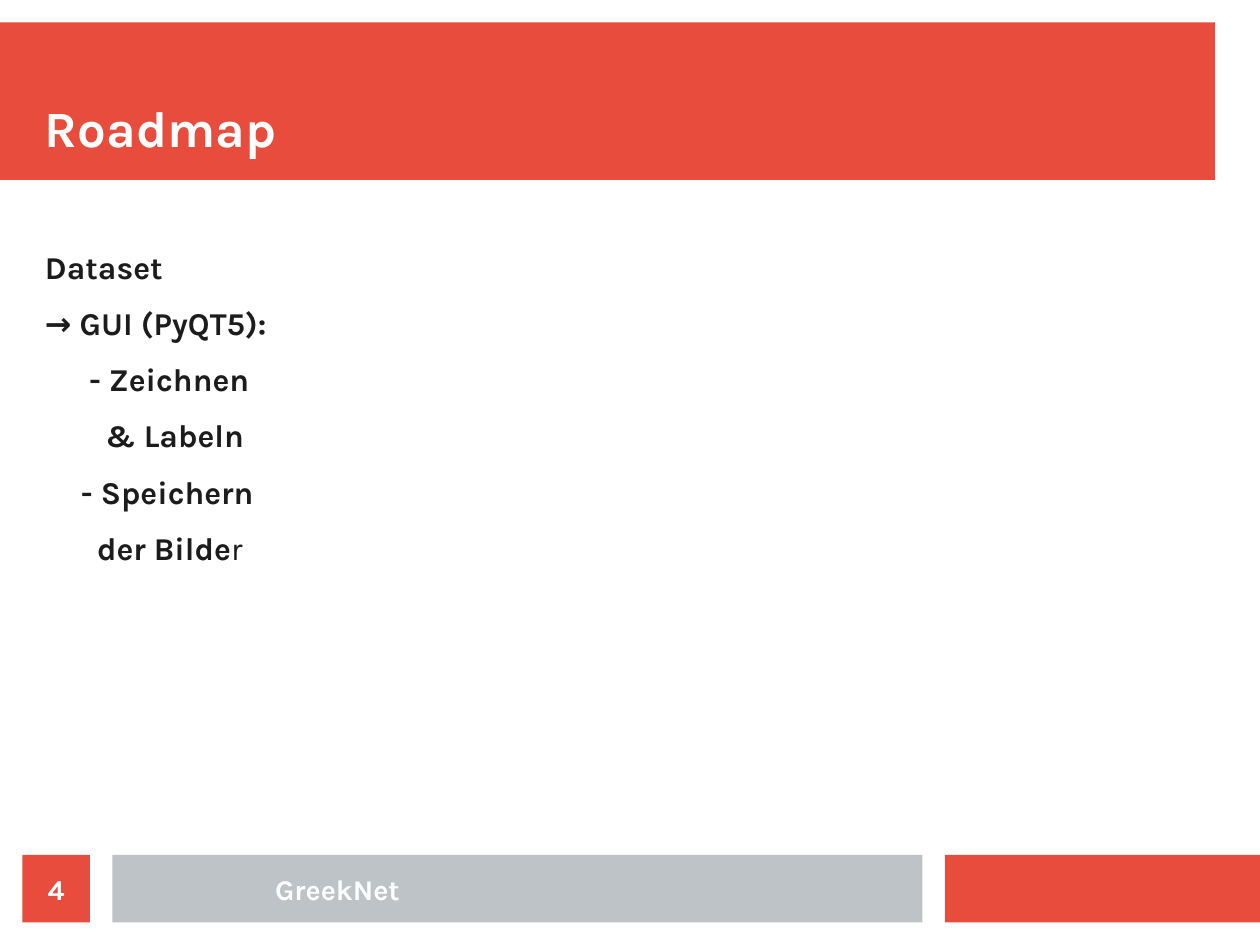
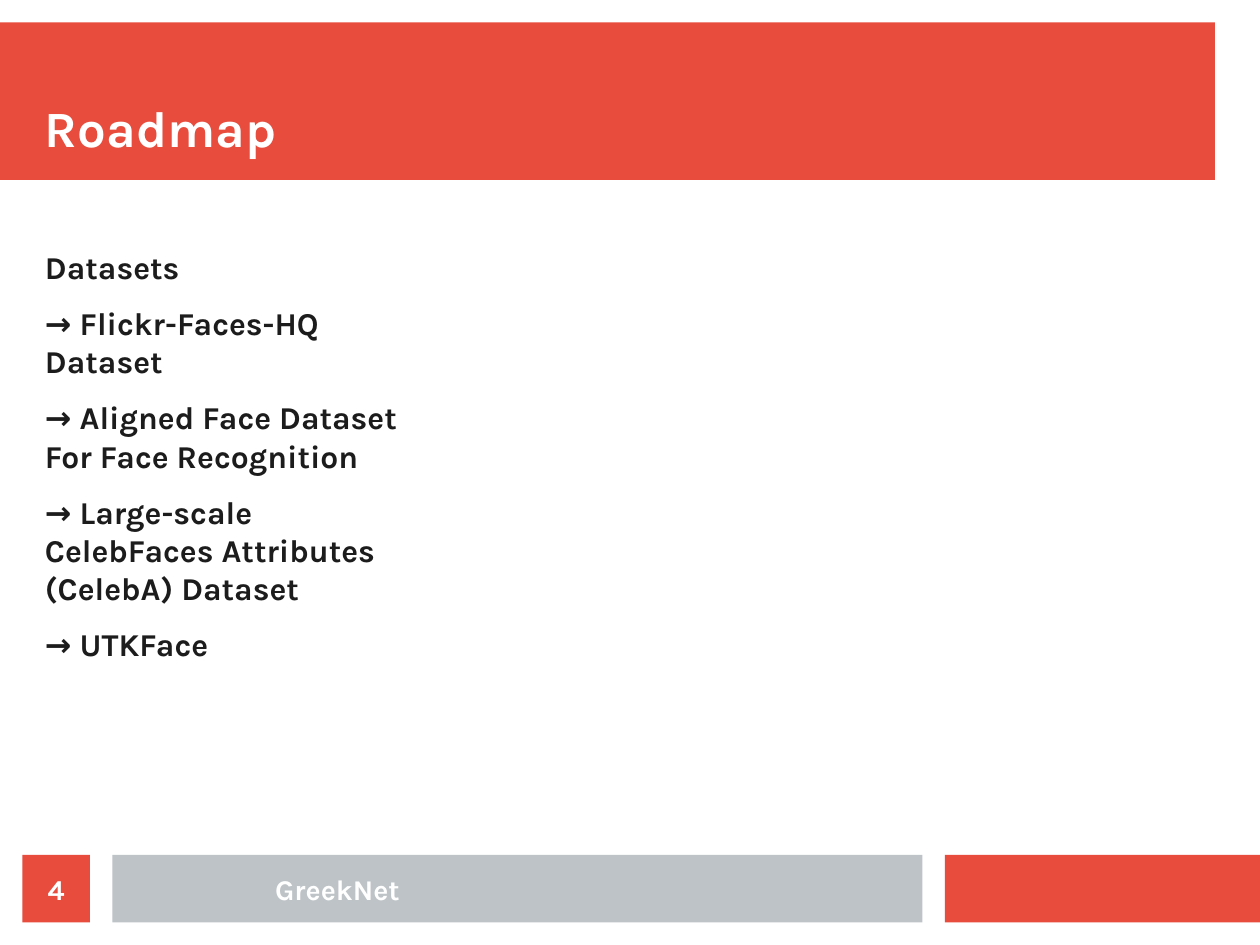
Before and after one commit to b4shy/FacialInpainting, a slide deck: slide 4 of Presentation/pitch/pitch.odp. Drawn at 1260x945 pixels with LibreOffice and Linux fonts; fonts in the diff are those of the drawing. Boxes give left, top, right and bottom in pixels: in the first picture for what was removed or moved away, otherwise in the second. Text is boxed around its words. In the diff, an @@ line names an element or a change of style, - is before the commit and + after.

```diff
--- a/Presentation/pitch/pitch.odp
+++ b/Presentation/pitch/pitch.odp
@@ text at [45,258,397,657]: text changed @@
-Dataset
-→ GUI (PyQT5):
-  - Zeichnen
-  & Labeln
-  - Speichern
-  der Bilder
+Datasets
+→ Flickr-Faces-HQ Dataset
+→ Aligned Face Dataset For Face Recognition
+→ Large-scale CelebFaces Attributes (CelebA) Dataset
+→ UTKFace
```
Also in this commit, not shown: 1 other slide changed, 3 other files.
